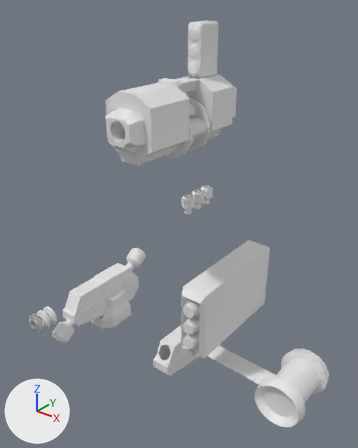
The Blender file Assets/Models/NewMech/base-mech.blend: old version first, new version second.
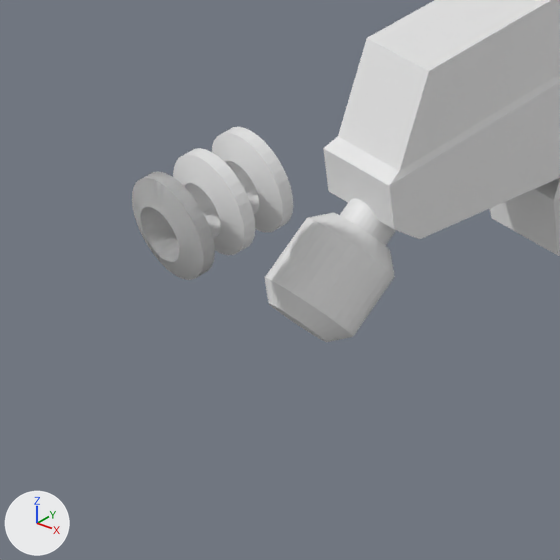
The first picture shows the older version from a camera (50 mm lens) standing at (43.6, -43.3, 70.8) and looking at (12.2, -4.1, 46.5). The close-ups show both versions on the part from 2% to 29% of the width and 63% to 85% of the height of that picture; other places that the commit changed are outside them. Lighting does not change. The marker at lower left points along +X, +Y and +Z. Materials are left out; every surface is plain grey.

The first close-up shows 'Capacitor.002', 'Laser_Gun_Base', 'Laser_Gun_Coil.001', 'Laser_Gun_Coil.002', 'Laser_Gun_Coil.003', 'Laser_Gun_Coil.004'.
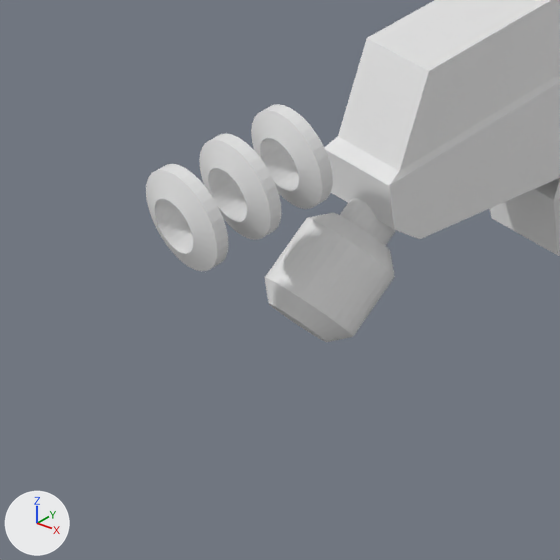
Where the change shows, as pixel boxes [x1, y1, x2, y2] in the close-ups (560 x 560 px):
'Laser_Gun_Coil.004', moved, modifiers changed: before [212, 127, 293, 232]; after [146, 104, 333, 271]
'Laser_Gun_Coil.001', deleted: before [132, 172, 215, 280]
'Laser_Gun_Coil.003', deleted: before [173, 148, 255, 255]
'Laser_Gun_Coil.002', deleted: before [144, 171, 215, 275]

The change, as a diff of the scene's bpy script:
```diff
--- a/Assets/Models/NewMech/base-mech.blend.py
+++ b/Assets/Models/NewMech/base-mech.blend.py
@@ ob_laser_gun_coil_001 @@
-ob_laser_gun_coil_001 = bpy.data.objects.new('Laser_Gun_Coil.001', me_cylinder_017)
-ob_laser_gun_coil_001.parent = ob_laser_gun_base
-ob_laser_gun_coil_001.matrix_parent_inverse = Matrix(((1.0, 0.0, 0.0, 1.583), (0.0, 1.0, 0.0, -8.0), (0.0, 0.0, 1.0, -32.61), (0.0, 0.0, 0.0, 1.0)))
-ob_laser_gun_coil_001.location = (-1.585, -2.055, 34.38)
-ob_laser_gun_coil_001.rotation_euler = (1.571, 3.142, 0.0)  # degrees (90, 180, 0)
-ob_laser_gun_coil_001.scale = (-1.0, -1.0, -0.362)
@@ ob_laser_gun_coil_002 @@
-ob_laser_gun_coil_002 = bpy.data.objects.new('Laser_Gun_Coil.002', me_cylinder_006)
-ob_laser_gun_coil_002.parent = ob_laser_gun_base
-ob_laser_gun_coil_002.matrix_parent_inverse = Matrix(((1.0, 0.0, 0.0, 1.583), (0.0, 1.0, 0.0, -8.0), (0.0, 0.0, 1.0, -32.61), (0.0, 0.0, 0.0, 1.0)))
-ob_laser_gun_coil_002.location = (-1.585, -2.055, 34.38)
-ob_laser_gun_coil_002.rotation_euler = (1.571, 3.142, 0.0)  # degrees (90, 180, 0)
-ob_laser_gun_coil_002.scale = (-1.0, -1.0, -0.362)
@@ ob_laser_gun_coil_003 @@
-ob_laser_gun_coil_003 = bpy.data.objects.new('Laser_Gun_Coil.003', me_cylinder_012)
-ob_laser_gun_coil_003.parent = ob_laser_gun_base
-ob_laser_gun_coil_003.matrix_parent_inverse = Matrix(((1.0, 0.0, 0.0, 1.583), (0.0, 1.0, 0.0, -8.0), (0.0, 0.0, 1.0, -32.61), (0.0, 0.0, 0.0, 1.0)))
-ob_laser_gun_coil_003.location = (-1.585, -1.168, 34.38)
-ob_laser_gun_coil_003.rotation_euler = (1.571, 3.142, 0.0)  # degrees (90, 180, 0)
-ob_laser_gun_coil_003.scale = (-1.0, -1.0, -0.362)
@@ ob_laser_gun_coil_004 @@
 ob_laser_gun_coil_004.matrix_parent_inverse = Matrix(((1.0, 0.0, 0.0, 1.583), (0.0, 1.0, 0.0, -8.0), (0.0, 0.0, 1.0, -32.61), (0.0, 0.0, 0.0, 1.0)))
-ob_laser_gun_coil_004.location = (-1.585, -0.323, 34.38)
+ob_laser_gun_coil_004.location = (-1.585, 0.573, 34.38)
 ob_laser_gun_coil_004.rotation_euler = (1.571, 3.142, 0.0)  # degrees (90, 180, 0)
 ob_laser_gun_coil_004.scale = (-1.0, -1.0, -0.362)
+_m = ob_laser_gun_coil_004.modifiers.new('Array', 'ARRAY')
+_m.count = 3
+_m.constant_offset_displace = (0.0, 0.0, 0.0)
+_m.relative_offset_displace = (0.0, 0.0, -2.0)
```
